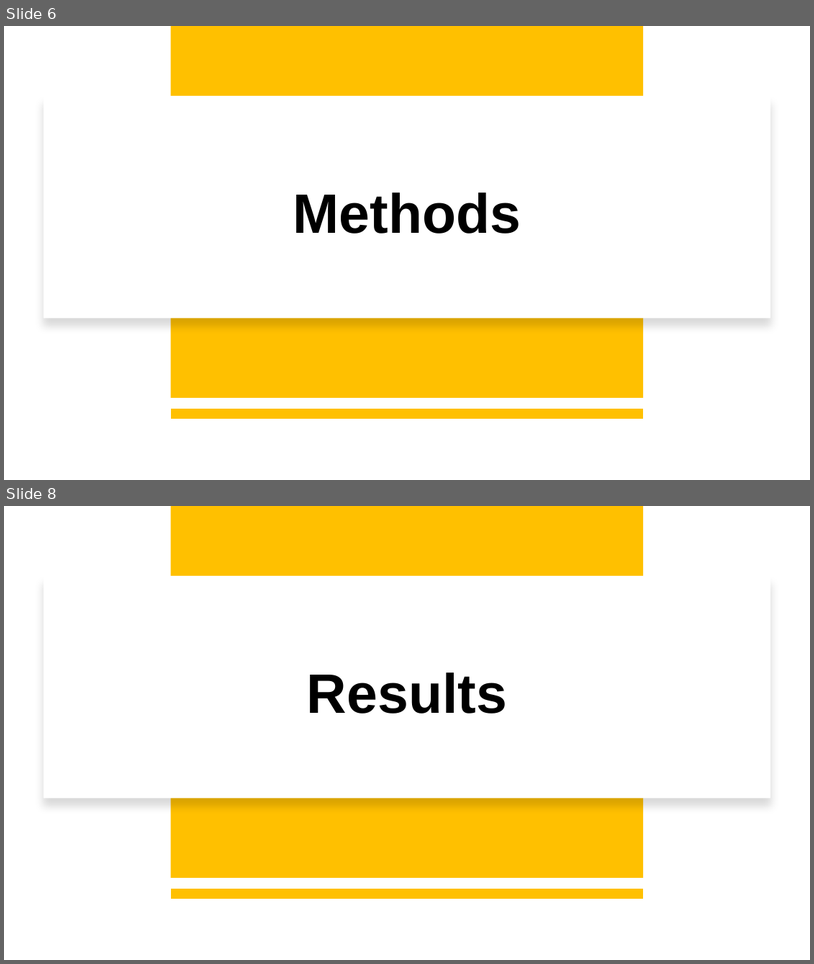
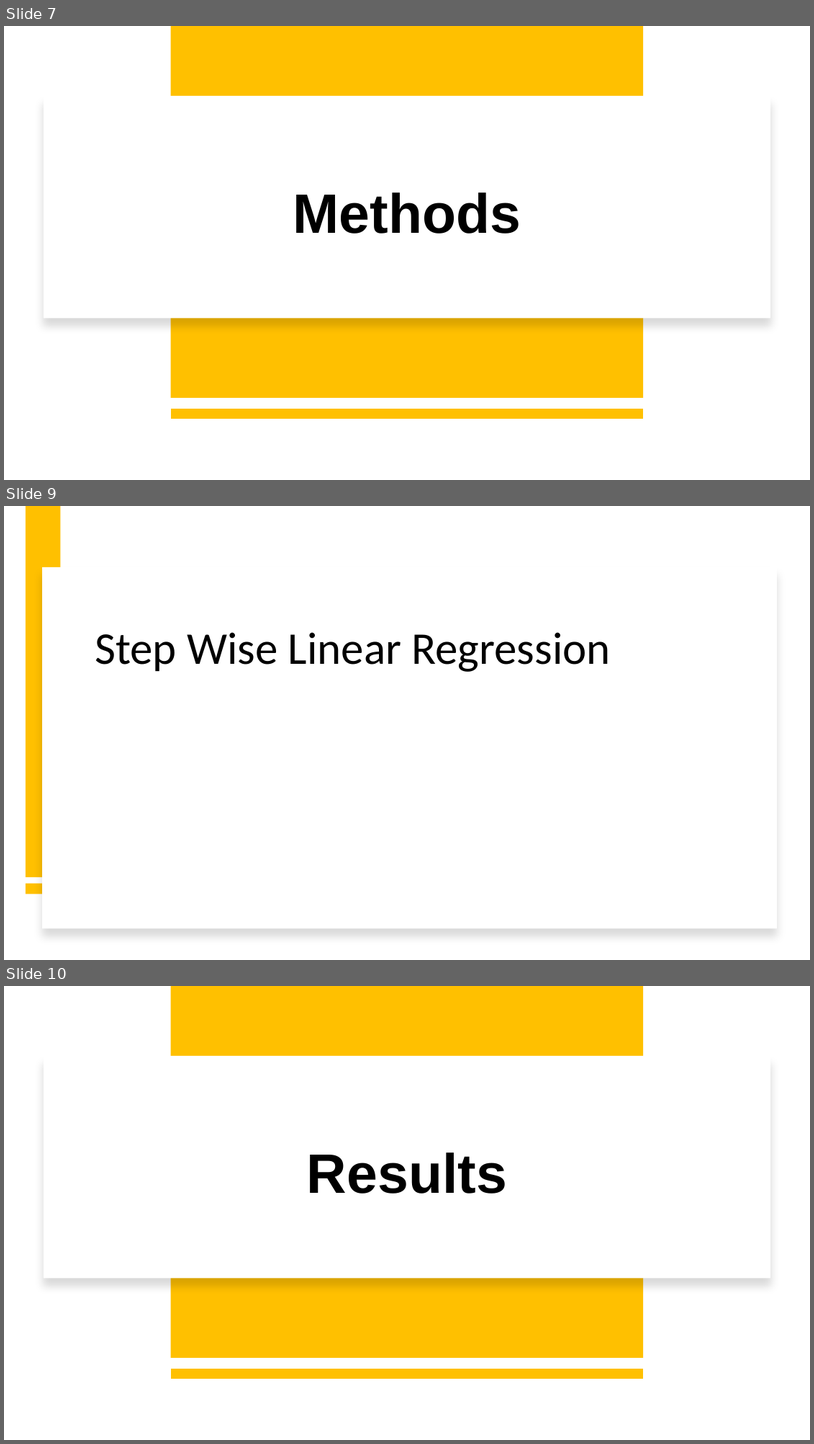
Before and after one commit to Mt122606/Curous-Conquers-, a slide deck: CuriousConquersProject/ProjectPowerpoint.pptx. Shown one above the other, each under a label of ours: slides 6 and 8 before the commit, slides 7, 9 and 10 after it; the slides between them are not shown. The pictures are 814x964 and 814x1444 pixels, drawn with LibreOffice and Linux fonts; fonts in the diff are those of the drawing. Boxes give left, top, right and bottom in pixels: in the first picture for what was removed or moved away, otherwise in the second. Text is boxed around its words. In the diff, an @@ line names an element or a change of style, - is before the commit and + after.

```diff
--- a/CuriousConquersProject/ProjectPowerpoint.pptx
+++ b/CuriousConquersProject/ProjectPowerpoint.pptx
@@ slide 9 added at bbox=[4, 506, 810, 960], background #FFFFFF @@
@@ rectangle added at bbox=[26, 506, 61, 877], fill #FFC000 @@
@@ rectangle added at bbox=[42, 567, 777, 928], fill #FFFFFF @@
@@ title added at bbox=[95, 632, 610, 672], 54 pt, text #000000 @@
+Step Wise Linear Regression
@@ rectangle added at bbox=[26, 883, 61, 893], fill #FFC000 @@
@@ what was slide 6 is now slide 7 @@
@@ what was slide 8 is now slide 10 @@
```
Also in this commit, not shown: 1 slide changed, 2 other slides added, 1 slide removed.
